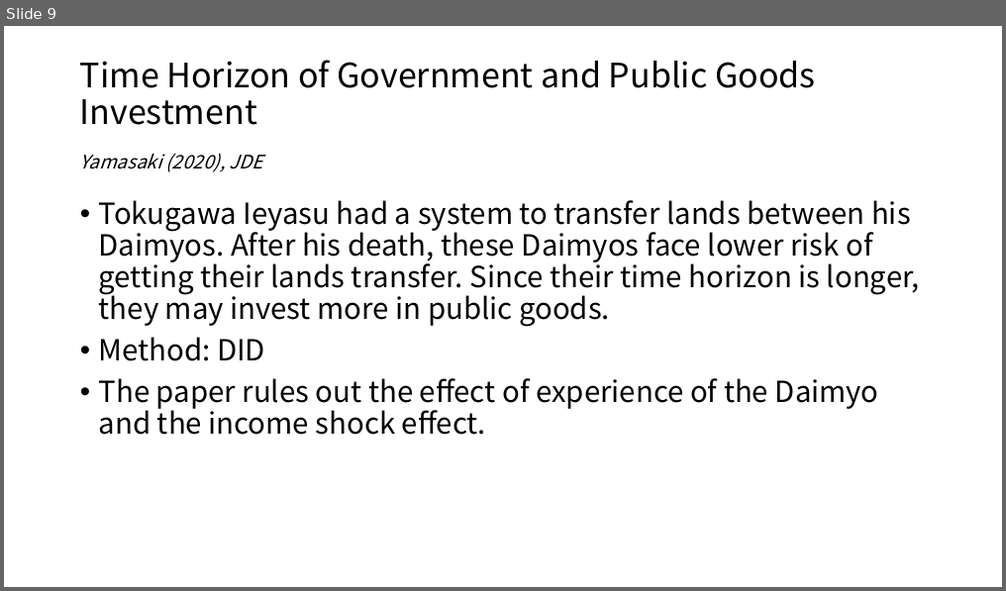
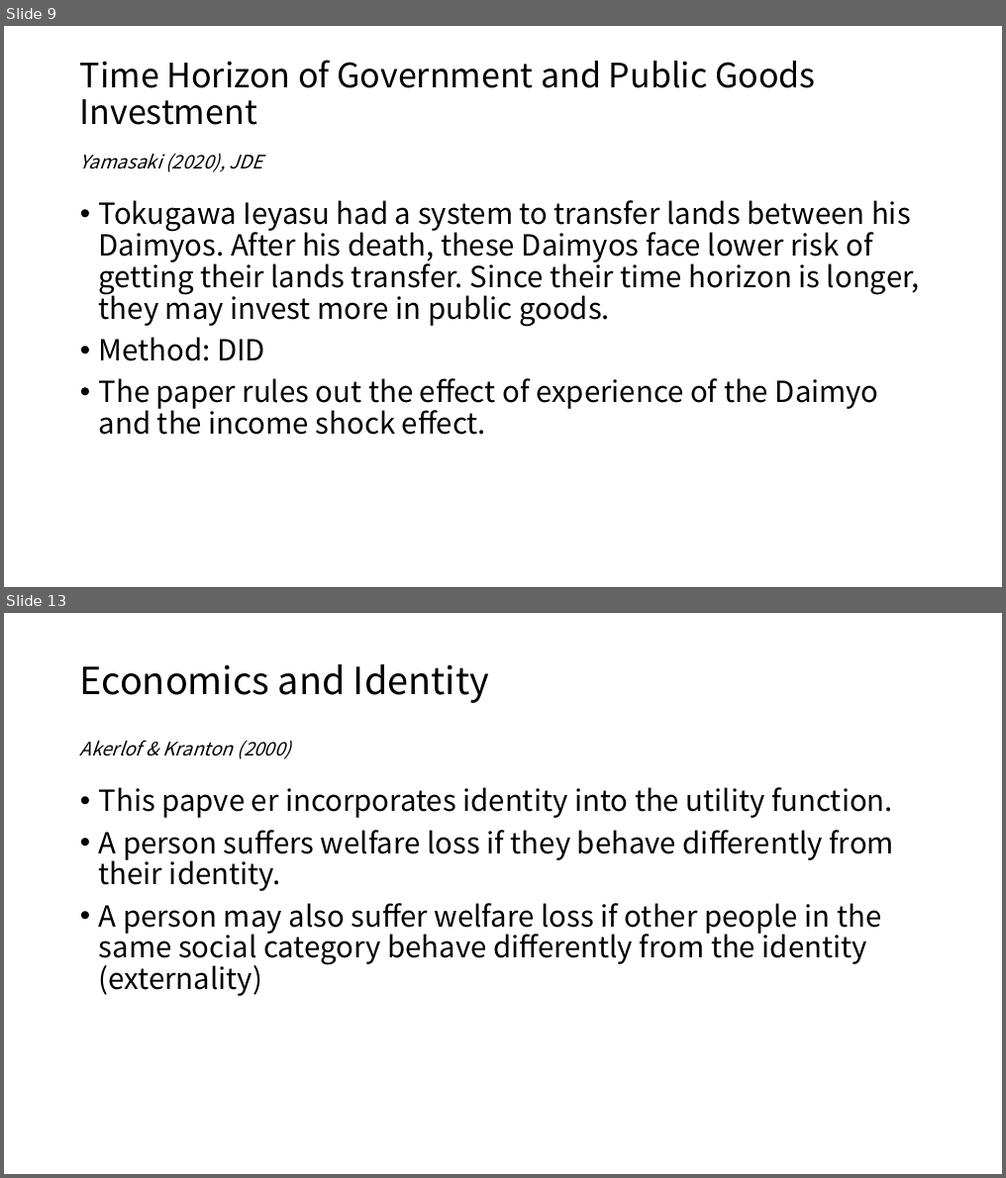
Before and after one commit to s-saisw/readingSummary, a slide deck: speedReading/summary-spring2021.pptx. Shown one above the other, each under a label of ours: slide 9 before the commit, slides 9 and 13 after it; the slides between them are not shown. The pictures are 1006x591 and 1006x1178 pixels, drawn with LibreOffice and Linux fonts; fonts in the diff are those of the drawing. Boxes give left, top, right and bottom in pixels: in the first picture for what was removed or moved away, otherwise in the second. Text is boxed around its words. In the diff, an @@ line names an element or a change of style, - is before the commit and + after.

```diff
--- a/speedReading/summary-spring2021.pptx
+++ b/speedReading/summary-spring2021.pptx
@@ slide 13 added at (x1=4, y1=613, x2=1002, y2=1174), background #FFFFFF @@
@@ title added at (x1=80, y1=664, x2=489, y2=703), 36 pt, text #000000 @@
+Economics and Identity
@@ text added at (x1=80, y1=740, x2=292, y2=760), 18 pt, text #000000, italic @@
+Akerlof & Kranton (2000)
@@ text added at (x1=99, y1=787, x2=894, y2=996), 28 pt, text #000000 @@
+• This papve er incorporates identity into the utility function.
+• A person suffers welfare loss if they behave differently from their identity.
+• A person may also suffer welfare loss if other people in the same social category behave differently from the identity (externality)
```
Also in this commit, not shown: 3 other slides added, 9 other files.
